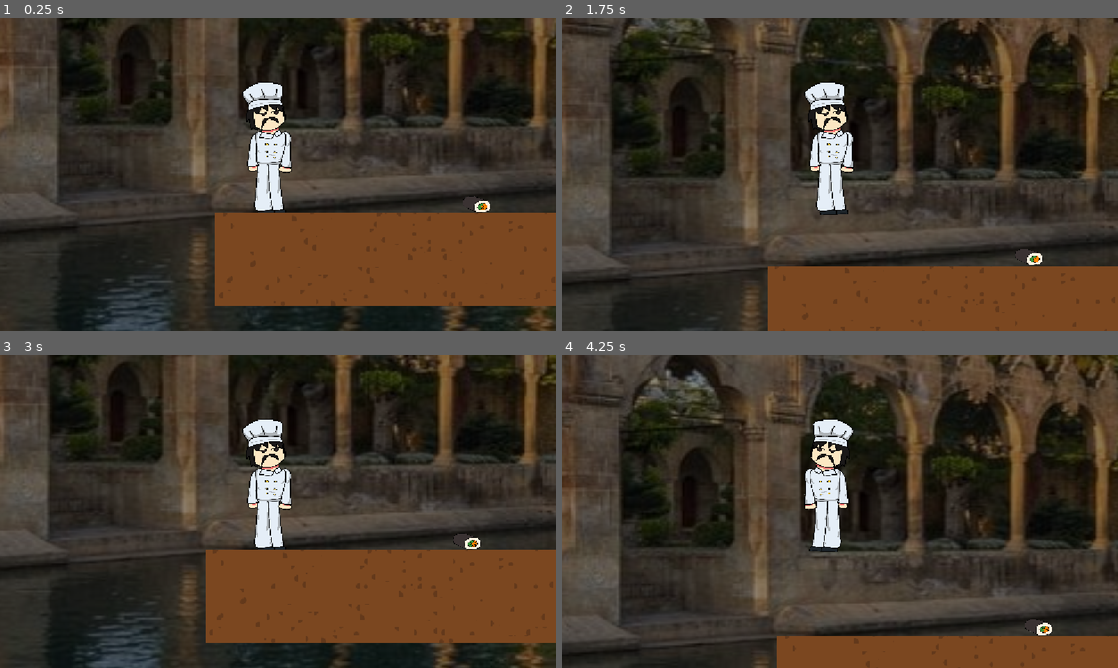
Above: before the commit, frames 1-4 (two rows, left to right).
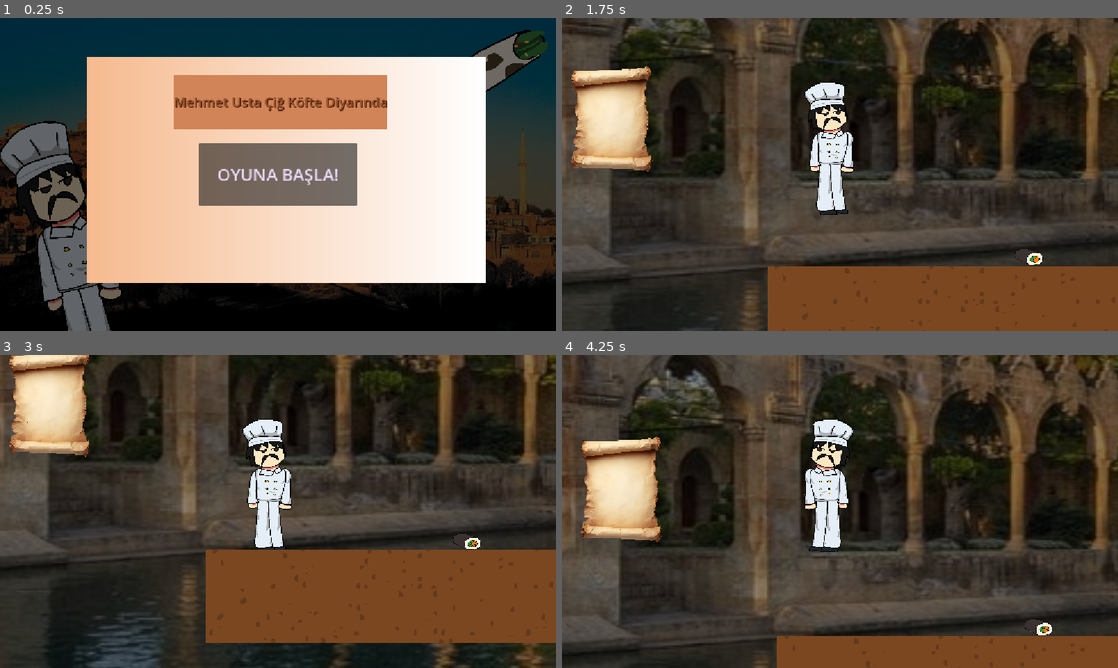
Above: after the commit, the same moments.

Repository: buozelbirhesap/cikofte-oyunu
Game: Godot game, scene res://menu.tscn
Two runs of this game, one before a commit and one after it. Both use one fixed random seed, a clock stepped at 60 frames per second and the inputs below. Before the commit the project starts from res://leveller/LEVEL-1.tscn.
Inputs (mouse positions are in pixels of both pictures, inside the frame that each line leads up to):
- Up to frame 1 (0.25 s): no input
- Up to frame 2 (1.75 s): click (840, 174) at 0.5 s, where only the run after the commit has a clickable "OYUNA BAŞLA!"; tap Enter at 1.25 s; tap Right (sag) at 1.35 s; tap Space (jump) at 1.52 s
- Up to frame 3 (3 s): tap Left (sol) at 2.1 s; tap Space (jump) at 2.27 s; tap Right (sag) at 2.85 s
- Up to frame 4 (4.25 s): tap Space (jump) at 3.5, 3.77 s; tap Left (sol) at 3.6 s

The runs differ from the first frame. In frame 1, 93% of the frame differs, in the area x 0-100%, y 0-100%; in frame 2, 4.1%; in frame 3, 4.1%; in frame 4, 4.1%.

Commit message:
lalala

Diff:
--- a/leveller/LEVEL-1.tscn
+++ b/leveller/LEVEL-1.tscn
@@ -8,6 +8,7 @@
 [ext_resource type="PackedScene" uid="uid://yf7vuua4m0bv" path="res://düsman.tscn" id="4_e6di4"]
 [ext_resource type="Script" uid="uid://doa3yiat07sss" path="res://biber.gd" id="7_ie0lv"]
 [ext_resource type="Texture2D" uid="uid://b4sw8jdmf3xvv" path="res://malzemeler/Biber.png" id="8_68j1i"]
+[ext_resource type="PackedScene" uid="uid://d1dakj1q6av6l" path="res://papirusui.tscn" id="9_gjrxo"]
 
 [sub_resource type="WorldBoundaryShape2D" id="WorldBoundaryShape2D_nh0mv"]
 distance = -51.0
@@ -852,5 +853,12 @@
 shape = SubResource("RectangleShape2D_nh0mv")
 debug_color = Color(0.78721005, 0.41625342, 0.31855384, 0.41960785)
 
+[node name="Control" parent="RigidBody2D/Area2D" unique_id=1647480179 instance=ExtResource("9_gjrxo")]
+offset_left = -3956.349
+offset_top = -875.74646
+offset_right = -3956.349
+offset_bottom = -875.74646
+scale = Vector2(3.1786058, 4.236354)
+
 [connection signal="body_entered" from="Area2D" to="Area2D" method="_on_body_entered"]
 [connection signal="body_entered" from="RigidBody2D/Area2D" to="RigidBody2D" method="_on_area_2d_body_entered"]
--- /dev/null
+++ b/menu.gd
@@ -0,0 +1,5 @@
+extends Control
+
+
+func _on_oyunabasla_pressed() -> void:
+	get_tree().change_scene_to_file.call_deferred("res://leveller/LEVEL-1.tscn")
--- /dev/null
+++ b/menu.tscn
@@ -0,0 +1,99 @@
+[gd_scene format=3 uid="uid://blef8mxivtd5b"]
+
+[ext_resource type="Script" uid="uid://by04vmgb75cog" path="res://menu.gd" id="1_4hy44"]
+[ext_resource type="Texture2D" uid="uid://bsxfeigu4j813" path="res://WhatsApp Image 2026-11-15 at 09.06.26 (1).jpeg" id="1_lti8b"]
+[ext_resource type="Texture2D" uid="uid://bj5cf6warsfxf" path="res://karakterler/urfalıusta.png" id="2_mae5d"]
+[ext_resource type="Texture2D" uid="uid://dxuhnnarwjpmq" path="res://malzemeler/Dürüm.png" id="3_4hy44"]
+
+[sub_resource type="Gradient" id="Gradient_mae5d"]
+colors = PackedColorArray(0.9625793, 0.73013514, 0.5597735, 1, 1, 1, 1, 1)
+
+[sub_resource type="GradientTexture1D" id="GradientTexture1D_itwuj"]
+gradient = SubResource("Gradient_mae5d")
+
+[sub_resource type="StyleBoxFlat" id="StyleBoxFlat_sibxj"]
+bg_color = Color(0.81794804, 0.5156873, 0.3415719, 1)
+
+[node name="Menu" type="Control" unique_id=646924758]
+layout_mode = 3
+anchors_preset = 15
+anchor_right = 1.0
+anchor_bottom = 1.0
+grow_horizontal = 2
+grow_vertical = 2
+script = ExtResource("1_4hy44")
+
+[node name="OYUNABASLA" type="Button" parent="." unique_id=344323967]
+z_index = 4
+layout_mode = 1
+anchors_preset = 8
+anchor_left = 0.5
+anchor_top = 0.5
+anchor_right = 0.5
+anchor_bottom = 0.5
+offset_left = -164.0
+offset_top = -65.0
+offset_right = 164.0
+offset_bottom = 65.0
+grow_horizontal = 2
+grow_vertical = 2
+theme_override_colors/font_color = Color(0.90945804, 0.8459659, 0.9652731, 1)
+theme_override_colors/icon_hover_pressed_color = Color(0.2760652, 0.27606523, 0.27606523, 1)
+theme_override_font_sizes/font_size = 35
+text = "OYUNA BAŞLA!"
+
+[node name="Arkaplan" type="Node" parent="." unique_id=1368589260]
+
+[node name="WhatsAppImage20261115At09_06_26(1)" type="Sprite2D" parent="Arkaplan" unique_id=732493062]
+modulate = Color(0.6288588, 0.62885886, 0.6288588, 1)
+self_modulate = Color(0.42595553, 0.42595553, 0.4259555, 1)
+position = Vector2(588, 336)
+scale = Vector2(1.6141304, 1.4653062)
+texture = ExtResource("1_lti8b")
+
+[node name="Urfalıusta" type="Sprite2D" parent="Arkaplan" unique_id=1270615171]
+self_modulate = Color(0.42595553, 0.42595553, 0.4259555, 1)
+position = Vector2(169, 606.00006)
+rotation = -0.23743714
+scale = Vector2(0.38623047, 0.3955078)
+texture = ExtResource("2_mae5d")
+
+[node name="Dürüm" type="Sprite2D" parent="Arkaplan" unique_id=1323402425]
+self_modulate = Color(0.42595553, 0.42595553, 0.4259555, 1)
+position = Vector2(1004, 110)
+scale = Vector2(0.19424936, 0.18920152)
+texture = ExtResource("3_4hy44")
+
+[node name="Sprite2D" type="Sprite2D" parent="." unique_id=617321002]
+z_index = 1
+position = Vector2(594, 315.00003)
+scale = Vector2(3.230469, 467.25)
+texture = SubResource("GradientTexture1D_itwuj")
+
+[node name="Ad" type="Label" parent="." unique_id=1802815136]
+z_index = 4
+layout_mode = 1
+anchors_preset = 8
+anchor_left = 0.5
+anchor_top = 0.5
+anchor_right = 0.5
+anchor_bottom = 0.5
+offset_left = -216.0
+offset_top = -207.0
+offset_right = 473.0
+offset_bottom = -33.0
+grow_horizontal = 2
+grow_vertical = 2
+scale = Vector2(0.6427179, 0.64808667)
+theme_override_colors/font_color = Color(0.58396316, 0.33430275, 0.1942057, 1)
+theme_override_colors/font_shadow_color = Color(0.32818234, 0.13114157, 0.035024315, 1)
+theme_override_colors/font_outline_color = Color(0.77720803, 0.5491278, 0.5313811, 1)
+theme_override_constants/shadow_offset_x = 3
+theme_override_constants/shadow_offset_y = 3
+theme_override_font_sizes/font_size = 43
+theme_override_styles/normal = SubResource("StyleBoxFlat_sibxj")
+text = "Mehmet Usta Çiğ Köfte Diyarında"
+horizontal_alignment = 1
+vertical_alignment = 1
+
+[connection signal="pressed" from="OYUNABASLA" to="." method="_on_oyunabasla_pressed"]
--- /dev/null
+++ b/papirusui.tscn
@@ -0,0 +1,16 @@
+[gd_scene format=3 uid="uid://d1dakj1q6av6l"]
+
+[ext_resource type="Texture2D" uid="uid://d4j480wkev4t8" path="res://karakterler/Papirus.png" id="1_5n3f4"]
+
+[node name="Control" type="Control" unique_id=1647480179]
+layout_mode = 3
+anchors_preset = 15
+anchor_right = 1.0
+anchor_bottom = 1.0
+grow_horizontal = 2
+grow_vertical = 2
+
+[node name="Papirus" type="Sprite2D" parent="." unique_id=1937373762]
+position = Vector2(2, 3.9999847)
+scale = Vector2(0.049924854, 0.050983638)
+texture = ExtResource("1_5n3f4")
--- a/project.godot
+++ b/project.godot
@@ -11,7 +11,7 @@
 [application]
 
 config/name="Cikofte-Oyunu"
-run/main_scene="uid://bc7obysrq5ce"
+run/main_scene="uid://blef8mxivtd5b"
 config/features=PackedStringArray("4.7", "GL Compatibility")
 config/icon="res://icon.svg"
 <<<<<<<Updatedupstreamrun/main_scene="uid://c0vah5ur33p2k"
--- /dev/null
+++ b/quest.gd
@@ -0,0 +1 @@
+extends Label
Binary file added: karakterler/Papirus.png
Not shown, added: karakterler/Papirus.png.import
Not shown, added: menu.gd.uid
Not shown, added: quest.gd.uid
